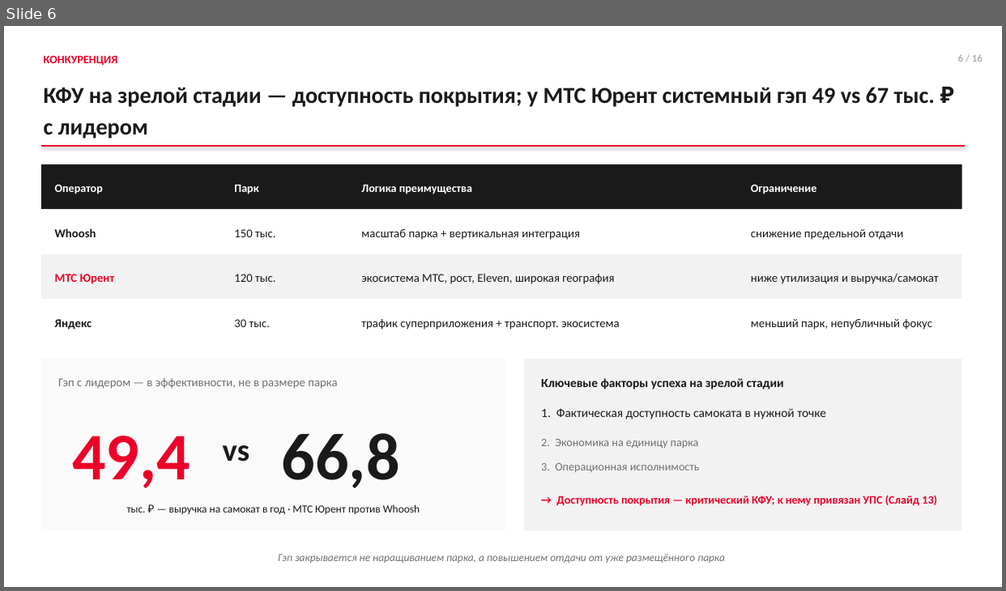
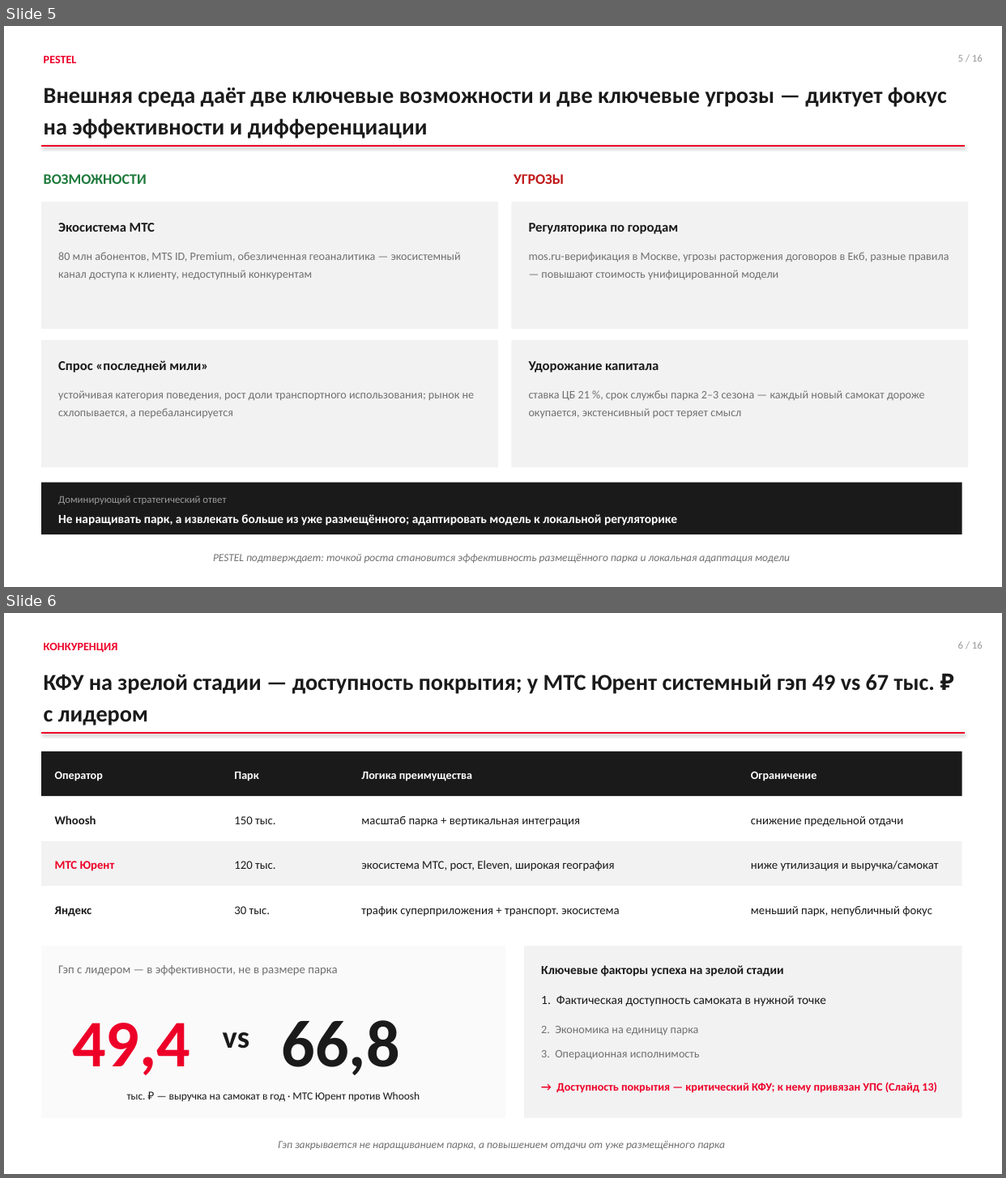
Before and after one commit to alalolop3-hue/-, a slide deck: vkr/VKR_presentation.pptx. Shown one above the other, each under a label of ours: slide 6 before the commit, slides 5 and 6 after it. The pictures are 1006x591 and 1006x1178 pixels, drawn with LibreOffice and Linux fonts; fonts in the diff are those of the drawing. Boxes give left, top, right and bottom in pixels: in the first picture for what was removed or moved away, otherwise in the second. Text is boxed around its words. In the diff, an @@ line names an element or a change of style, - is before the commit and + after.

```diff
--- a/vkr/VKR_presentation.pptx
+++ b/vkr/VKR_presentation.pptx
@@ slide 5 added at box(4, 26, 1002, 587), background #FFFFFF @@
@@ text added at box(44, 55, 77, 63), 11 pt, text #ED0028, bold @@
+PESTEL
@@ text added at box(958, 54, 982, 62), 10 pt, text #9A9A9A @@
+5 / 16
@@ text added at box(44, 87, 947, 139), 22 pt, text #1A1A1A, bold @@
+Внешняя среда даёт две ключевые возможности и две ключевые угрозы — диктует фокус на эффективности и дифференциации
@@ line added from (41, 146) to (965, 146), #ED0028 1.5 pt @@
@@ text added at box(44, 174, 147, 184), 14 pt, text #1E7A3C, bold @@
+ВОЗМОЖНОСТИ
@@ text added at box(513, 174, 564, 184), 14 pt, text #C01A1A, bold @@
+УГРОЗЫ
@@ rectangle added at box(41, 202, 498, 329), fill #F2F2F2 @@
@@ rectangle added at box(512, 202, 968, 329), fill #F2F2F2 @@
@@ text added at box(58, 223, 155, 232), 13 pt, text #1A1A1A, bold @@
+Экосистема МТС
@@ text added at box(529, 223, 678, 234), 13 pt, text #1A1A1A, bold @@
+Регуляторика по городам
@@ text added at box(58, 252, 461, 280), 11 pt, text #707070 @@
+80 млн абонентов, MTS ID, Premium, обезличенная геоаналитика — экосистемный канал доступа к клиенту, недоступный конкурентам
@@ text added at box(529, 252, 949, 280), 11 pt, text #707070 @@
+mos.ru-верификация в Москве, угрозы расторжения договоров в Екб, разные правила — повышают стоимость унифицированной модели
@@ rectangle added at box(41, 340, 498, 467), fill #F2F2F2 @@
@@ rectangle added at box(512, 340, 968, 467), fill #F2F2F2 @@
@@ text added at box(58, 361, 208, 373), 13 pt, text #1A1A1A, bold @@
+Спрос «последней мили»
@@ text added at box(529, 361, 658, 373), 13 pt, text #1A1A1A, bold @@
+Удорожание капитала
@@ text added at box(58, 390, 475, 418), 11 pt, text #707070 @@
+устойчивая категория поведения, рост доли транспортного использования; рынок не схлопывается, а перебалансируется
@@ text added at box(529, 390, 925, 418), 11 pt, text #707070 @@
+ставка ЦБ 21 %, срок службы парка 2–3 сезона — каждый новый самокат дороже окупается, экстенсивный рост теряет смысл
@@ rectangle added at box(41, 483, 962, 535), fill #1A1A1A @@
@@ text added at box(58, 496, 226, 505), 10 pt, text #9A9A9A @@
+Доминирующий стратегический ответ
@@ text added at box(58, 514, 677, 526), 12 pt, text #FFFFFF, bold @@
+Не наращивать парк, а извлекать больше из уже размещённого; адаптировать модель к локальной регуляторике
@@ text added at box(213, 554, 790, 563), 10.5 pt, text #707070, italic @@
+PESTEL подтверждает: точкой роста становится эффективность размещённого парка и локальная адаптация модели
```
Also in this commit, not shown: 9 slides changed, 4 other slides added, 5 slides removed, 4 other files.
